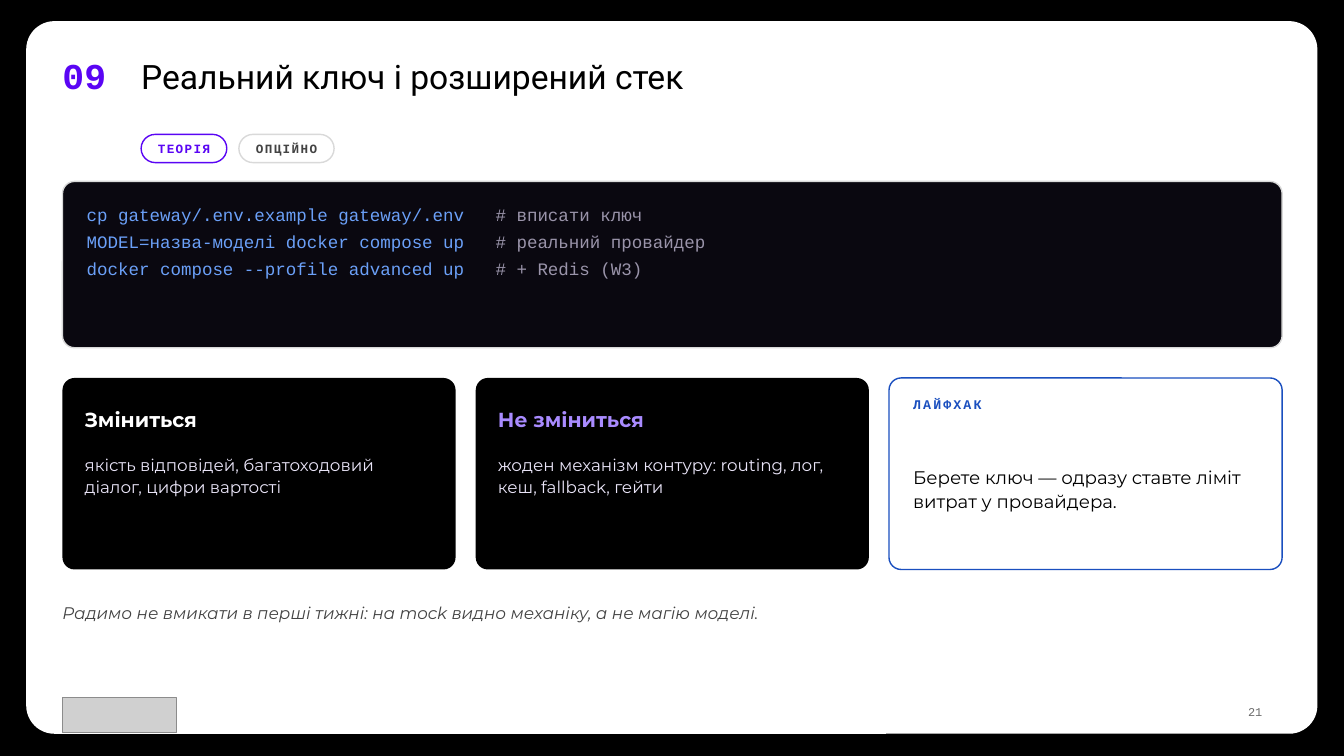
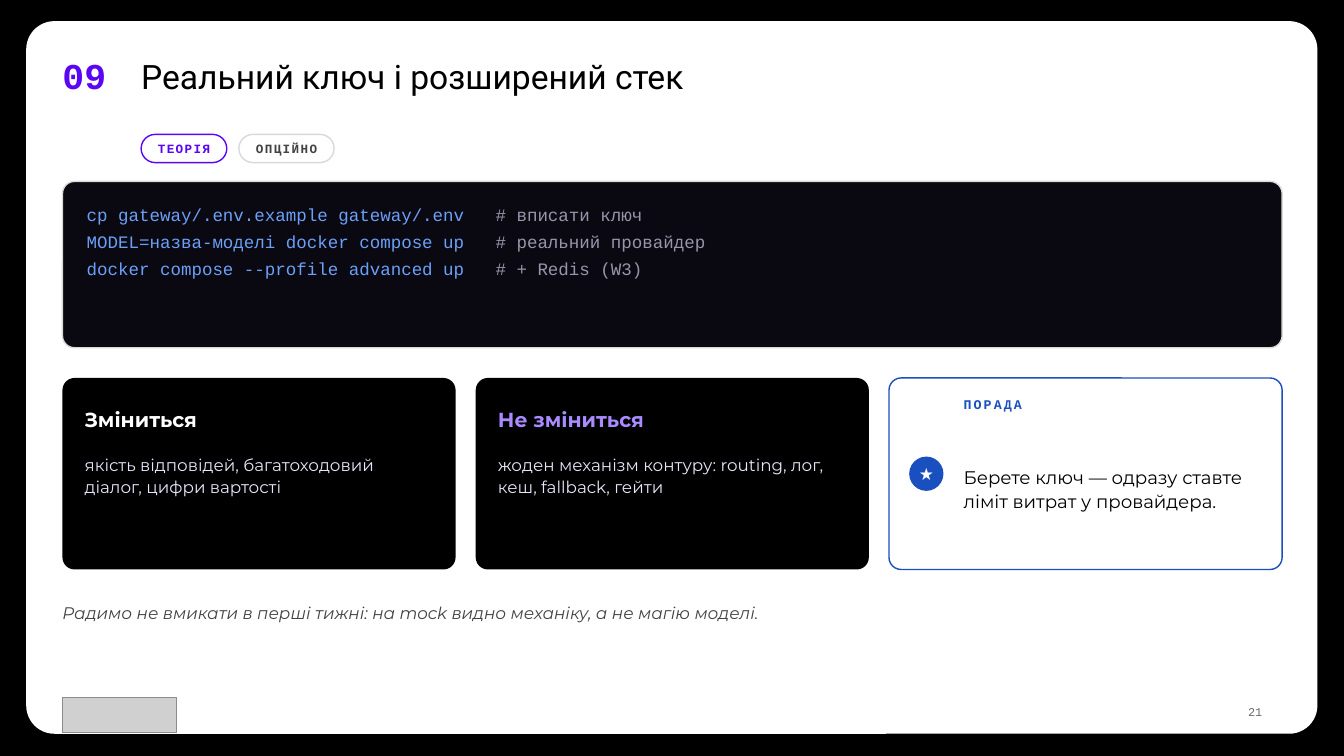
Before and after one commit to TarasFedorenkoFTV/llmops-bootcamp, a slide deck: slide 21 of docs/decks/L01.pptx. Drawn at 1344x756 pixels with LibreOffice and Linux fonts; fonts in the diff are those of the drawing; grey boxes stand for pictures; background and template pictures are left out. Boxes give left, top, right and bottom in pixels: in the first picture for what was removed or moved away, otherwise in the second. Text is boxed around its words. In the diff, an @@ line names an element or a change of style, - is before the commit and + after.

```diff
--- a/docs/decks/L01.pptx
+++ b/docs/decks/L01.pptx
@@ text removed at (x1=913, y1=399, x2=981, y2=409) @@
-ЛАЙФХАК
@@ text added at (x1=964, y1=400, x2=1022, y2=412), 9.5 pt, text #1A4FBF, bold @@
+ПОРАДА
@@ text "Берете ключ — одразу ставте ..." rewrapped from (x1=913, y1=470, x2=1240, y2=512) to (x1=964, y1=471, x2=1242, y2=512) @@
@@ ellipse added at (x1=909, y1=457, x2=944, y2=491), fill #1A4FBF @@
@@ text added at (x1=909, y1=457, x2=944, y2=491), 12 pt, text #FFFFFF, bold @@
+★
```
Also in this commit, not shown: 10 other slides changed, 33 other files.
